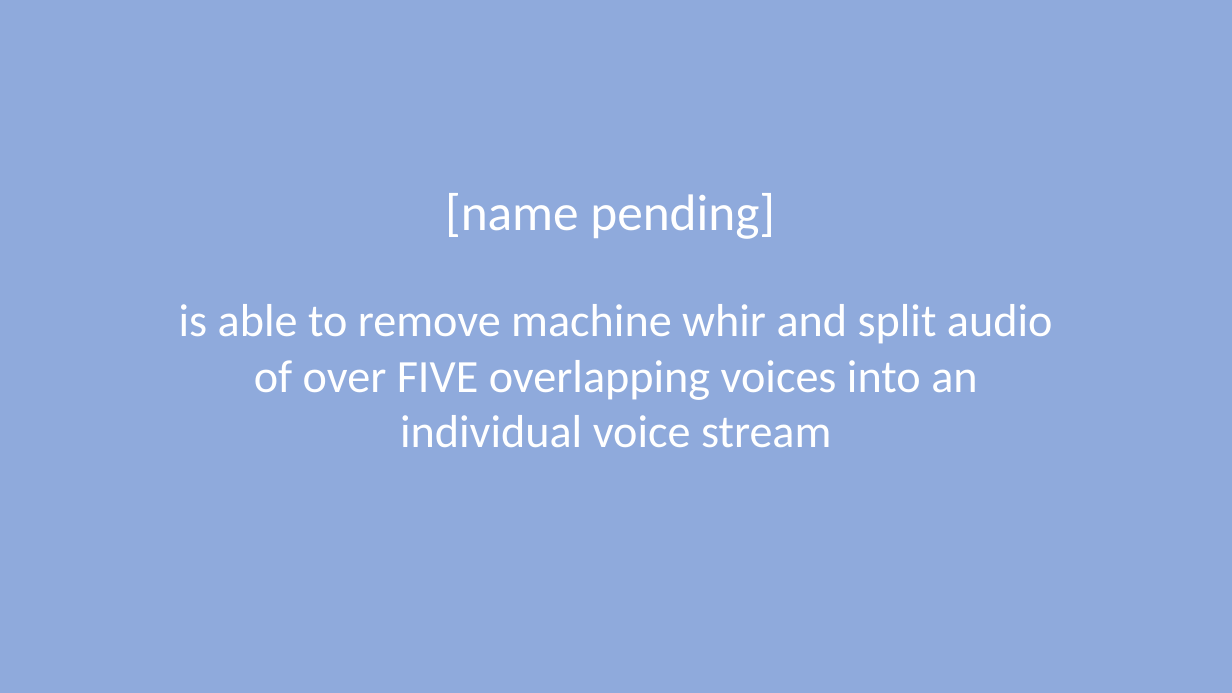
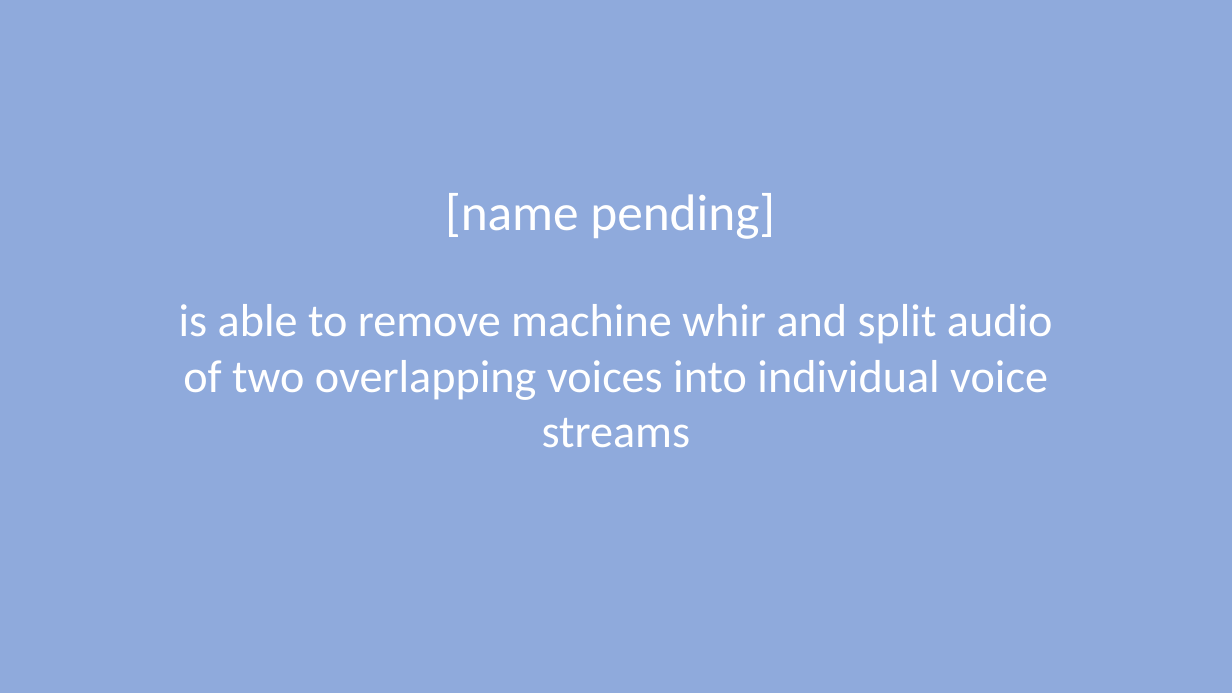
Before and after one commit to daea69twins/voiceseperation, a slide deck: slide 28 of Bi-Weekly Reports/potential video.pptx. Drawn at 1232x693 pixels with LibreOffice and Linux fonts; fonts in the diff are those of the drawing. Boxes give left, top, right and bottom in pixels: in the first picture for what was removed or moved away, otherwise in the second. Text is boxed around its words. In the diff, an @@ line names an element or a change of style, - is before the commit and + after.

```diff
--- a/Bi-Weekly Reports/potential video.pptx
+++ b/Bi-Weekly Reports/potential video.pptx
@@ text at (179, 304, 1053, 447): text changed @@
-is able to remove machine whir and split audio of over FIVE overlapping voices into an individual voice stream
+is able to remove machine whir and split audio of two overlapping voices into individual voice streams
```
Also in this commit, not shown: 1 other slide changed, 15 slides added, 3 slides removed, 1 other file.
